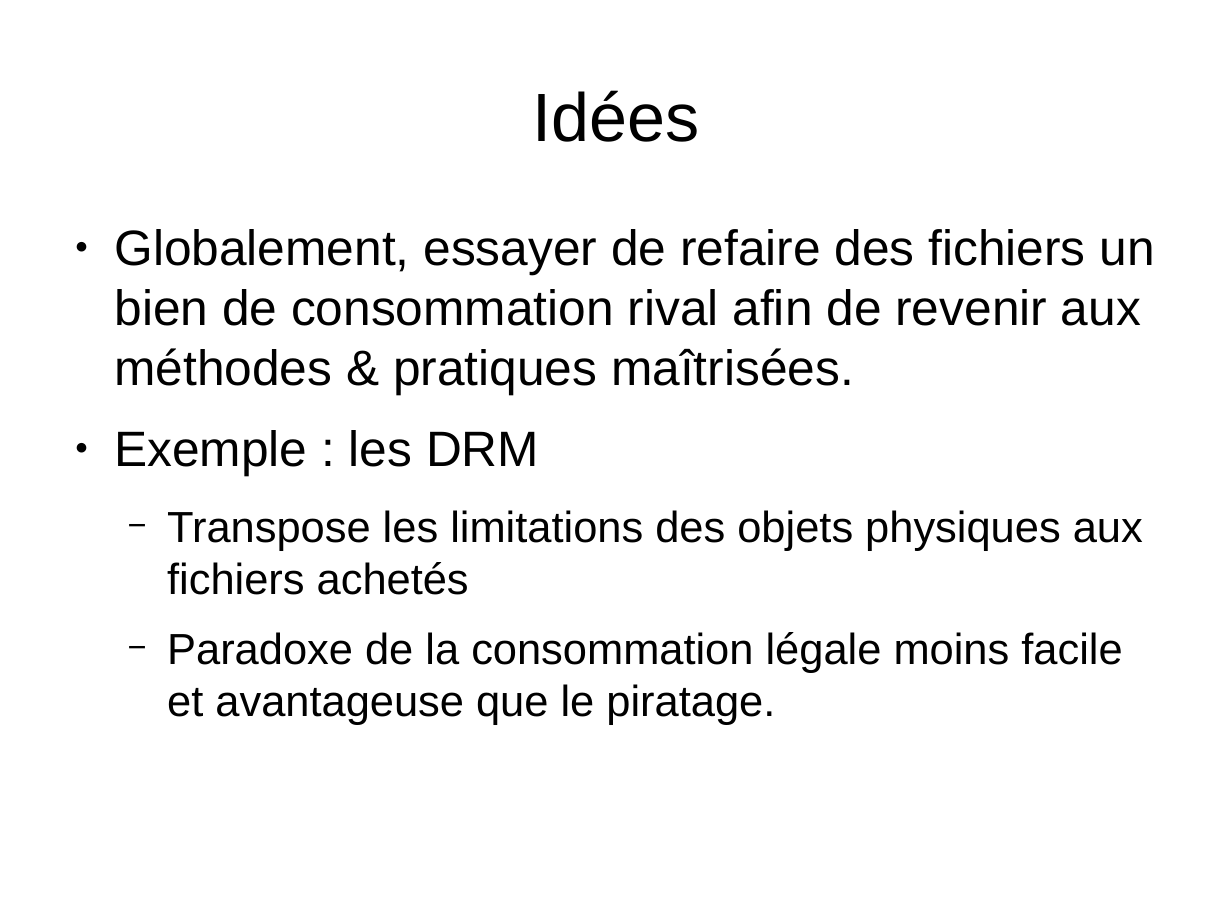
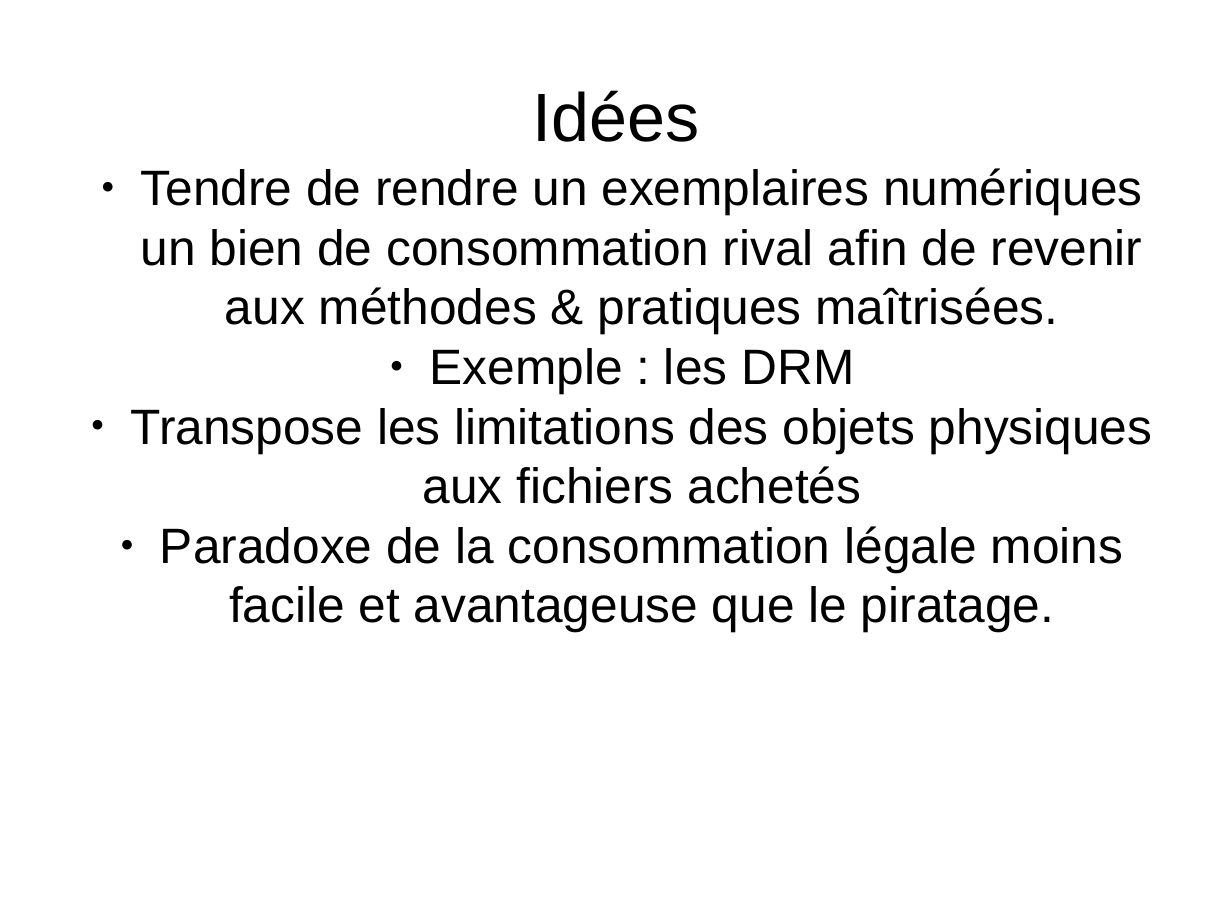
Before and after one commit to Parashp/pph-droit-auteur, a slide deck: slide 12 of soutenance.odp. Drawn at 1232x924 pixels with LibreOffice and Linux fonts; fonts in the diff are those of the drawing. Boxes give left, top, right and bottom in pixels: in the first picture for what was removed or moved away, otherwise in the second. Text is boxed around its words. In the diff, an @@ line names an element or a change of style, - is before the commit and + after.

Commit message:
Oral : préciser les idées

```diff
--- a/soutenance.odp
+++ b/soutenance.odp
@@ subtitle "Tendre de rendre un exemplaires ...": place and size @@
-subtitle "Tendre de rendre un exemplaires ..." at <box>114,229,1154,725</box>
+subtitle "Tendre de rendre un exemplaires ..." at <box>130,168,1153,632</box>
@@ subtitle "Tendre de rendre un exemplaires ..." at <box>130,168,1153,632</box>: vertical alignment top to middle @@
@@ subtitle at <box>141,168,1143,334</box>: text changed @@
-● Globalement, essayer de refaire des fichiers un bien de consommation rival afin de revenir aux méthodes & pratiques maîtrisées.
+● Tendre de rendre un exemplaires numériques un bien de consommation rival afin de revenir aux méthodes & pratiques maîtrisées.
@@ subtitle at <box>130,348,1153,632</box>: size 28 to 32 pt in "Transpose les limitations des objets physiques aux ...", "Paradoxe de la consommation légale moins facile ..."; alignment left to centre; less space between paragraphs; bullet − to ●; list level 2 to 1 in "Transpose les limitations des objets ..."; list level 2 to 1 in "Paradoxe de la consommation légale ..." @@
```
Also in this commit, not shown: 9 other slides changed, 4 slides added, 1 slide removed.
